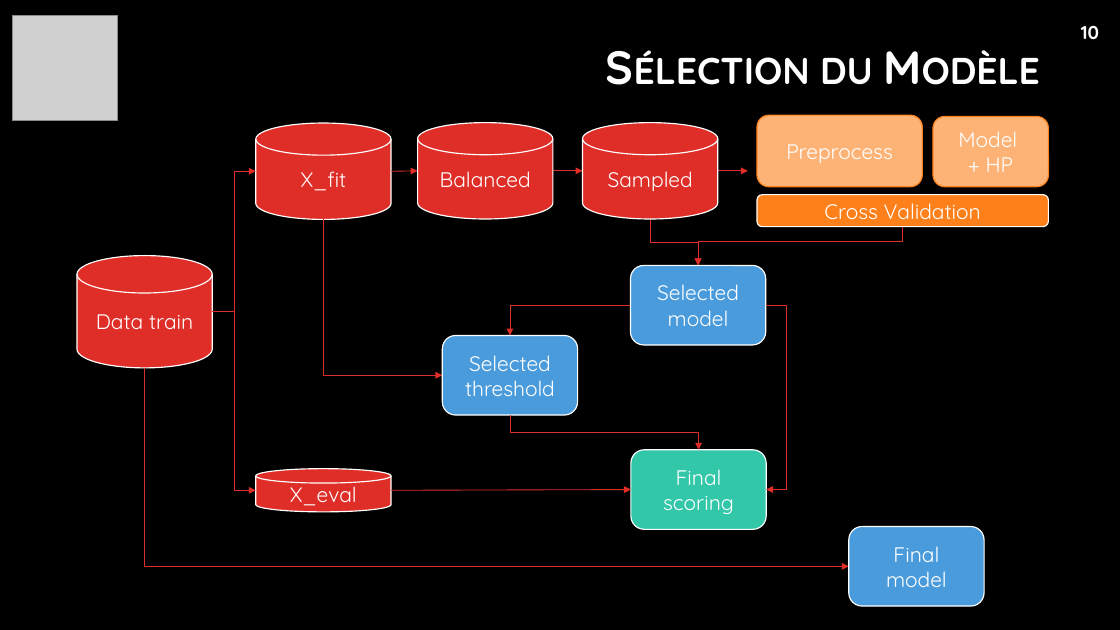
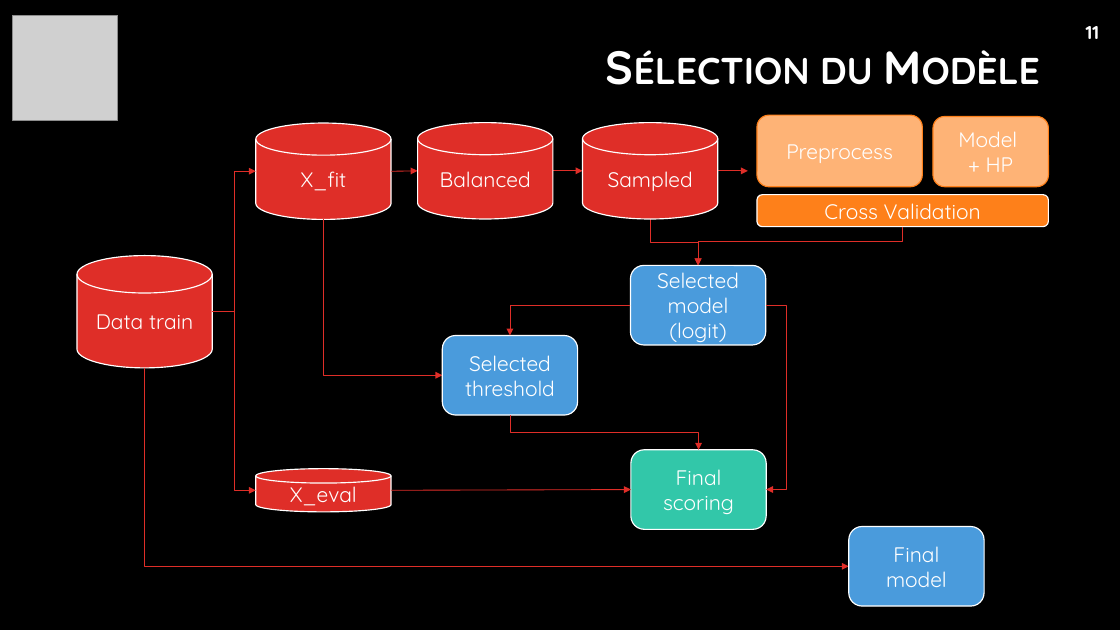
Before and after one commit to christophelebrun/OC_parcours_Data_Scientist_P7, a slide deck: slide 11 of projet7.pptx (slide 10 before the commit). Drawn at 1120x630 pixels with LibreOffice and Linux fonts; fonts in the diff are those of the drawing; grey boxes stand for pictures; background and template pictures are left out. Boxes give left, top, right and bottom in pixels: in the first picture for what was removed or moved away, otherwise in the second. Text is boxed around its words. In the diff, an @@ line names an element or a change of style, - is before the commit and + after.

```diff
--- a/projet7.pptx
+++ b/projet7.pptx
@@ page number at <box>1086,26,1100,39</box>: text changed @@
-10
+11
@@ text in rounded rectangle at <box>669,322,726,342</box>: paragraph added @@
+(logit)
```
Also in this commit, not shown: 5 other slides changed, 2 other files.
